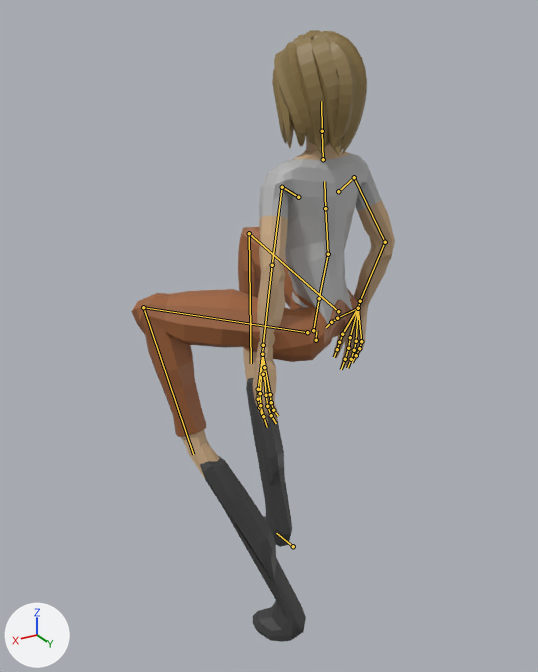
A saved change to the glTF model apps/web/public/avatars/office/Casual_W.glb.
Both versions are drawn from a 50 mm camera at (1.186, 1.631, 1.837) aimed at (0.07, -0.23, 0.906). The axes (+X, +Y, +Z) are drawn at lower left. The lights are the same throughout. The first picture is the older version. Both versions are drawn at frame 0 of the action 'Sit'; the numbers are the values there. The bones that change, and the others that lie on the model, are drawn over the model as lines.

Objects in the first picture: 'Casual_Body', 'Casual_Feet', 'Casual_Head', 'Casual_Legs'.
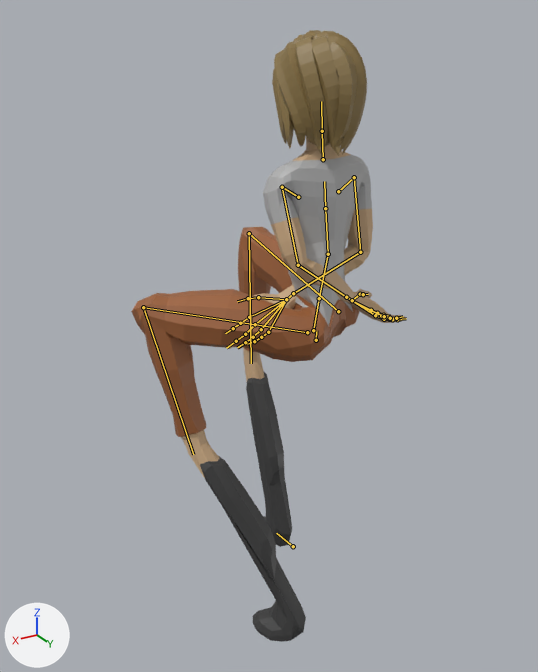
The change, as JSON lines over the scene's bpy script:
```json
{"block": "bone_upperarm_l", "where": "bone_upperarm_l = bpy.data.objects['CharacterArmature'].pose.bones['UpperArm.L']  # child of 'Shoulder.L'"}
{"op": "set", "path": "bone_upperarm_l.rotation_quaternion", "old": "(0.816, -0.566, 0.099, 0.071)", "new": "(0.693, -0.711, 0.083, 0.089)", "note": "degrees (-69, 14, 0) -> degrees (-91, 14, 0)"}
{"block": "bone_lowerarm_l", "where": "bone_lowerarm_l = bpy.data.objects['CharacterArmature'].pose.bones['LowerArm.L']  # child of 'UpperArm.L'"}
{"op": "set", "path": "bone_lowerarm_l.rotation_quaternion", "old": "(0.986, -0.119, -0.034, -0.112)", "new": "(0.886, -0.449, 0.007, -0.117)", "note": "degrees (-13, -5, -12) -> degrees (-53, -5, -12)"}
{"block": "bone_upperarm_r", "where": "bone_upperarm_r = bpy.data.objects['CharacterArmature'].pose.bones['UpperArm.R']  # child of 'Shoulder.R'"}
{"op": "set", "path": "bone_upperarm_r.rotation_quaternion", "old": "(0.836, -0.537, 0.04, -0.1)", "new": "(0.719, -0.687, 0.059, -0.091)", "note": "degrees (-65, -2, -12) -> degrees (-87, -2, -12)"}
{"block": "bone_lowerarm_r", "where": "bone_lowerarm_r = bpy.data.objects['CharacterArmature'].pose.bones['LowerArm.R']  # child of 'UpperArm.R'"}
{"op": "set", "path": "bone_lowerarm_r.rotation_quaternion", "old": "(0.923, -0.221, -0.183, 0.256)", "new": "(0.792, -0.523, -0.259, 0.178)", "note": "degrees (-31, -13, 35) -> degrees (-71, -13, 35)"}
```

Where the change shows, as pixel boxes (x1, y1, x2, y2) in the pictures (538 x 672 px):
```json
{"object": "Casual_Body", "change": "posed", "before": [253, 149, 395, 426], "after": [228, 149, 407, 349], "on screen": "26% wider, 28% shorter"}
{"bone": "UpperArm.L", "before": "(282, 187) to (272, 265)", "after": "(282, 187) to (298, 265)"}
{"bone": "LowerArm.L", "before": "(272, 265) to (263, 345)", "after": "(298, 265) to (346, 297)"}
{"bone": "UpperArm.R", "before": "(354, 177) to (385, 242)", "after": "(354, 177) to (360, 252)"}
{"bone": "LowerArm.R", "before": "(385, 242) to (360, 301)", "after": "(360, 252) to (293, 293)"}
```
